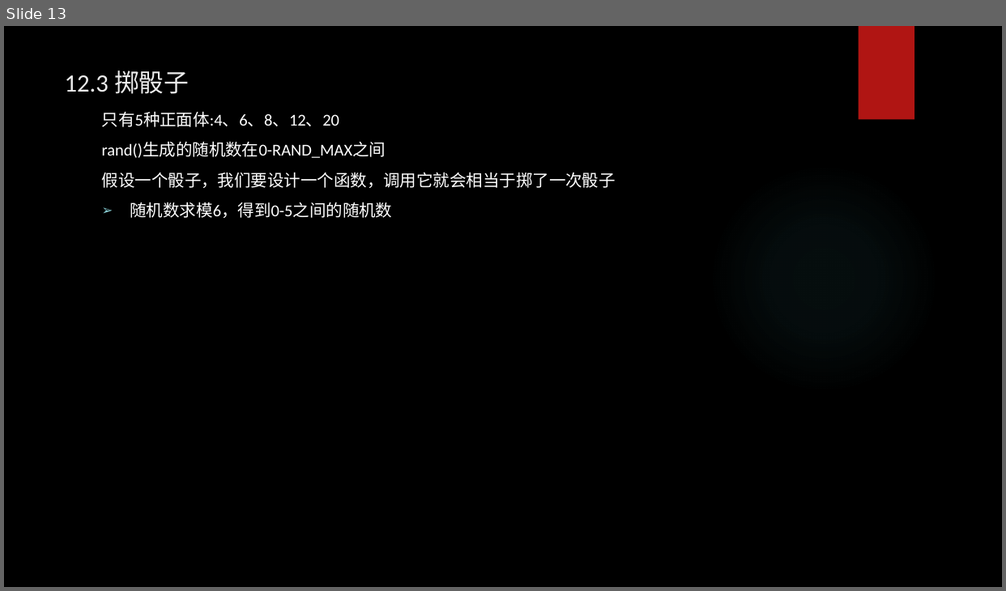
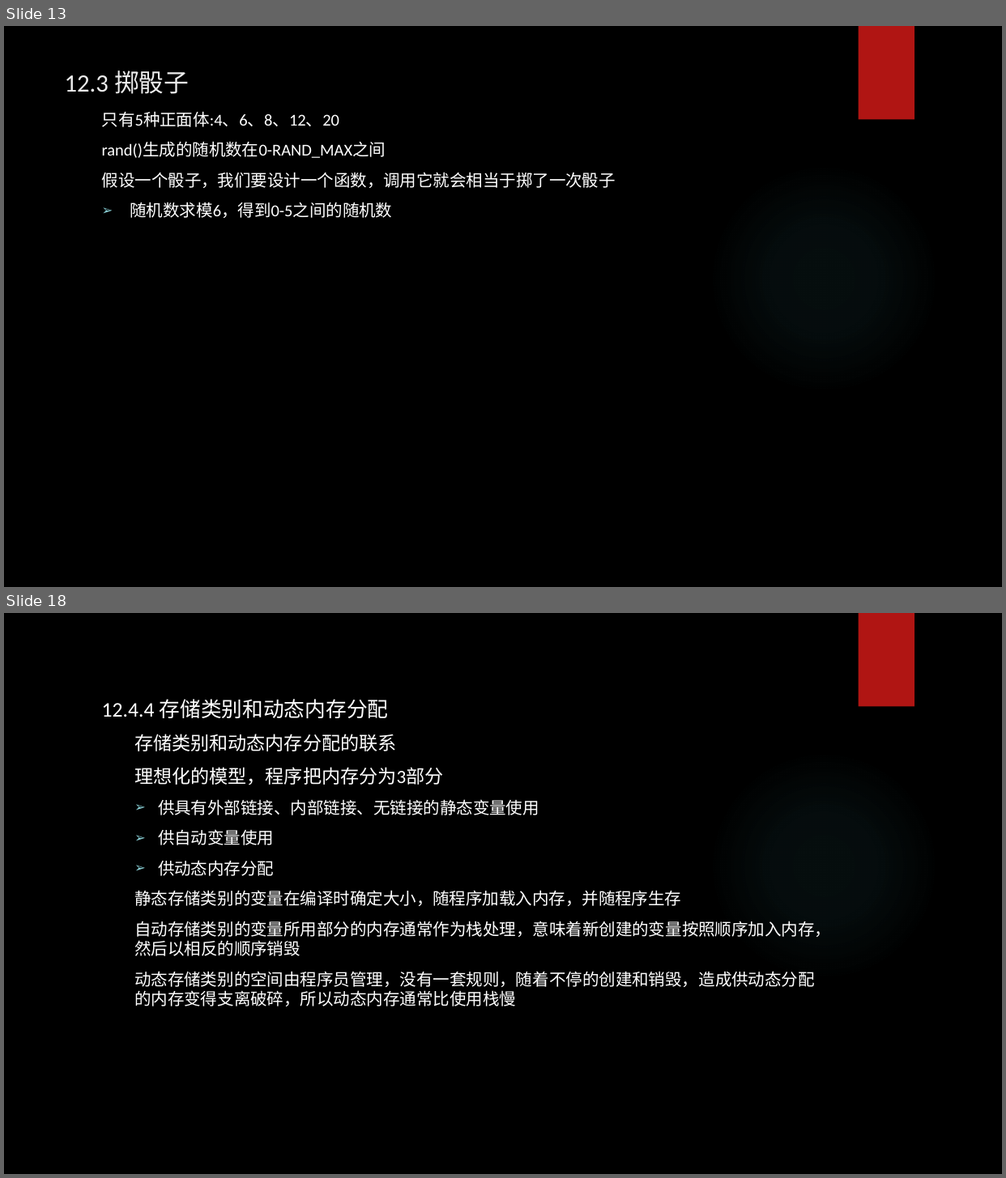
Before and after one commit to tsyin/c_ppt-code, a slide deck: 12存储类别、链接和内存管理.pptx. Shown one above the other, each under a label of ours: slide 13 before the commit, slides 13 and 18 after it; the slides between them are not shown. The pictures are 1006x591 and 1006x1178 pixels, drawn with LibreOffice and Linux fonts; fonts in the diff are those of the drawing; background and template pictures are left out. Boxes give left, top, right and bottom in pixels: in the first picture for what was removed or moved away, otherwise in the second. Text is boxed around its words. In the diff, an @@ line names an element or a change of style, - is before the commit and + after.

```diff
--- a/12存储类别、链接和内存管理.pptx
+++ b/12存储类别、链接和内存管理.pptx
@@ slide 18 added at [4,613,1002,1174], background picture (left out); not listed: 2 template elements that a slide beside it also shows @@
@@ text added at [102,699,831,1007], 16 pt, text #FFFFFF @@
+12.4.4 存储类别和动态内存分配
+  存储类别和动态内存分配的联系
+  理想化的模型，程序把内存分为3部分
+  ➢ 供具有外部链接、内部链接、无链接的静态变量使用
+  ➢ 供自动变量使用
+  ➢ 供动态内存分配
+  静态存储类别的变量在编译时确定大小，随程序加载入内存，并随程序生存
+  自动存储类别的变量所用部分的内存通常作为栈处理，意味着新创建的变量按照顺序加入内存，然后以相反的顺序销毁
+  动态存储类别的空间由程序员管理，没有一套规则，随着不停的创建和销毁，造成供动态分配的内存变得支离破碎，所以动态内存通常比使用栈慢
```
Also in this commit, not shown: 4 other slides added.
